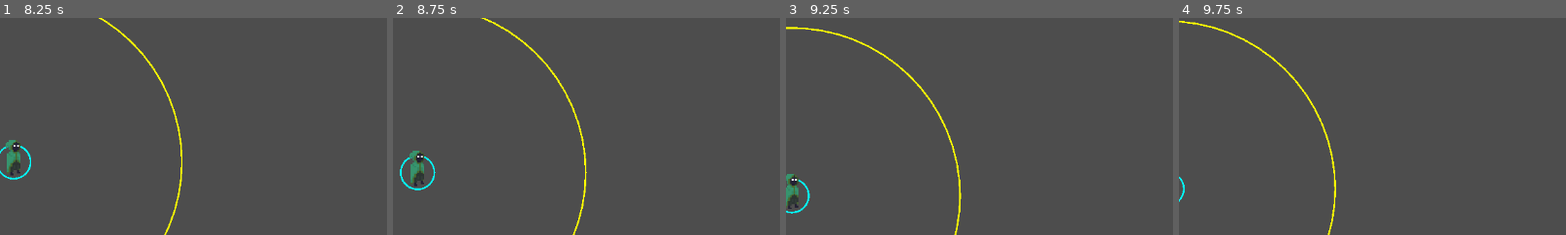
Above: before the commit, frames 1-4 (left to right).
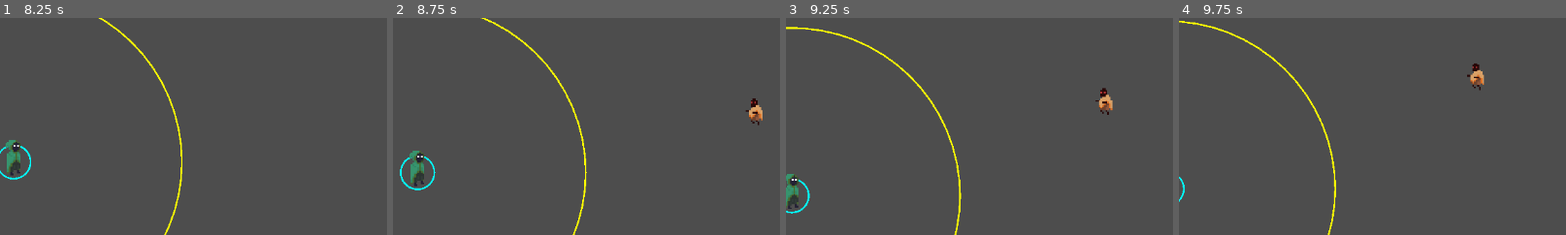
Above: after the commit, the same moments.

Repository: JohnAndante/nospheratus-must-die
Game: Godot game, scene res://scenes/MainMenu.tscn
Two runs of this game, one before a commit and one after it. Both use one fixed random seed, a clock stepped at 60 frames per second and the inputs below.
Inputs (mouse positions are % of the whole screen's width and height, from its top left):
- Up to frame 1 (8.25 s): click "Jogar" at 0.5 s; tap Enter (ui_accept) at 1.25, 1.52, 2.27, 3.77, 4.52, 5.27, 6.77, 7.52 s; move the mouse to (72, 45) at 1.27 s; hold D (move_right) 1.28-2.03 s; click (72, 45) at 1.42 s; move the mouse to (30, 55) at 2.02 s; hold S (move_down) 2.03-2.78 s; click (30, 55) at 2.17 s; move the mouse to (60, 28) at 2.77 s; hold D (move_right) 2.78-3.53 s; click (60, 28) at 2.92 s; move the mouse to (45, 70) at 3.52 s; hold W (move_up) 3.53-4.28 s; click (45, 70) at 3.67 s; move the mouse to (80, 65) at 4.27 s; hold A (move_left) 4.28-5.78 s; click (80, 65) at 4.42 s; move the mouse to (20, 35) at 5.02 s; click (20, 35) at 5.17 s; move the mouse to (55, 50) at 5.77 s; hold S (move_down) 5.78-6.53 s; click (55, 50) at 5.92 s; move the mouse to (35, 25) at 6.52 s; hold D (move_right) 6.53-7.28 s; click (35, 25) at 6.67 s; move the mouse to (72, 45) at 7.27 s; hold W (move_up) 7.28-8.03 s; click (72, 45) at 7.42 s; move the mouse to (30, 55) at 8.02 s; hold D (move_right) from 8.03 s (still down); click (30, 55) at 8.17 s
- Up to frame 2 (8.75 s): keep holding D (move_right); tap Enter (ui_accept) at 8.27 s
- Up to frame 3 (9.25 s): move the mouse to (60, 28) at 8.77 s; release D (move_right) at 8.78 s; hold S (move_down) from 8.78 s (still down); click (60, 28) at 8.92 s
- Up to frame 4 (9.75 s): move the mouse to (45, 70) at 9.52 s; release S (move_down) at 9.53 s; hold A (move_left) from 9.53 s (still down); click (45, 70) at 9.67 s
The pictures show only the part of the screen within x 50-100%, y 14-64%; the shares and areas given below are measured in that part.

Frame 1 is identical in both runs. In frame 2, 0.3% of the frame differs, in the area x 91-96%, y 37-50%; in frame 3, 0.3%; in frame 4, 0.3%, in the area x 74-79%, y 20-34%.
Error before the commit: Parse Error: Preload file "res://scenes/Enemy.tscn" does not exist. (res://scripts/Main.gd:18)

Commit message:
#3 - refactor: Improved enemies scripts
- Moved every enemy related code to 'scripts/enemies/' folder
- Added base class `Enemy`
- Changed player collision detection from Area2D functions to simple
collision detections

Diff:
--- a/scripts/FastEnemy.gd
+++ /dev/null
@@ -1,66 +0,0 @@
-extends CharacterBody2D
-
-signal died(enemy)
-
-@export var speed = 150.0
-@export var health = 25
-@export var damage = 8
-
-var target: CharacterBody2D
-var attack_timer = 0.0
-var attack_cooldown = 0.8
-var player_in_range = false
-var xp_orb_scene = preload("res://scenes/XPOrb.tscn")
-var damage_number_scene = preload("res://scenes/DamageNumber.tscn")
-
-func _physics_process(delta):
-	if target == null:
-		return
-
-	var direction = (target.global_position - global_position).normalized()
-	velocity = direction * speed
-	move_and_slide()
-
-	attack_timer += delta
-		# Atacar continuamente se o player estiver no alcance
-	if player_in_range and attack_timer >= attack_cooldown:
-		attack_timer = 0.0
-		if target.has_method("take_damage"):
-			target.take_damage(damage)
-			print("FastEnemy atacou player com ", damage, " de dano")
-
-func _on_area_2d_body_entered(body):
-	if body == target:
-		player_in_range = true
-
-func _on_area_2d_body_exited(body):
-	if body == target:
-		player_in_range = false
-
-func take_damage(damage_amount):
-	health -= damage_amount
-
-	# Mostrar número de dano
-	var damage_number = damage_number_scene.instantiate()
-	get_parent().add_child(damage_number)
-	damage_number.setup(damage_amount, global_position)
-
-	# Efeito visual de dano
-	modulate = Color.WHITE
-	var tween = create_tween()
-	tween.tween_property(self, "modulate", Color(1, 0.5, 0.5, 1), 0.1)
-
-	if health <= 0:
-		die()
-
-func die():
-	player_in_range = false
-	call_deferred("_spawn_xp_orb")
-	died.emit(self)
-	call_deferred("queue_free")
-
-func _spawn_xp_orb():
-	var xp_orb = xp_orb_scene.instantiate()
-	get_parent().add_child(xp_orb)
-	xp_orb.global_position = global_position
-	xp_orb.xp_value = 2
--- a/scripts/Main.gd
+++ b/scripts/Main.gd
@@ -15,9 +15,9 @@
 @onready var game_over_screen = $UI/GameOver
 @onready var pause_menu = $UI/PauseMenu
 
-var enemy_scene = preload("res://scenes/Enemy.tscn")
-var fast_enemy_scene = preload("res://scenes/FastEnemy.tscn")
-var tank_enemy_scene = preload("res://scenes/TankEnemy.tscn")
+var enemy_scene = preload("res://scenes/enemies/RegularEnemy.tscn")
+var fast_enemy_scene = preload("res://scenes/enemies/FastEnemy.tscn")
+var tank_enemy_scene = preload("res://scenes/enemies/TankEnemy.tscn")
 
 var enemies = []
 var spawn_timer = 0.0
@@ -218,8 +218,6 @@
 func _on_player_xp_changed(xp, xp_to_next):
 	xp_bar.value = (float(xp) / xp_to_next) * 100
 
-
-
 func update_debug_ui():
 	if debug_label:
 		if debug_mode:
--- a/scripts/TankEnemy.gd
+++ /dev/null
@@ -1,68 +0,0 @@
-extends CharacterBody2D
-
-signal died(enemy)
-
-@export var speed = 40.0
-@export var health = 120
-@export var damage = 25
-
-var target: CharacterBody2D
-var attack_timer = 0.0
-var attack_cooldown = 1.5
-var player_in_range = false
-var xp_orb_scene = preload("res://scenes/XPOrb.tscn")
-var damage_number_scene = preload("res://scenes/DamageNumber.tscn")
-
-func _physics_process(delta):
-	if target == null:
-		return
-
-	var direction = (target.global_position - global_position).normalized()
-	velocity = direction * speed
-	move_and_slide()
-
-	attack_timer += delta
-
-	# Atacar continuamente se o player estiver no alcance
-	if player_in_range and attack_timer >= attack_cooldown:
-		attack_timer = 0.0
-		if target.has_method("take_damage"):
-			target.take_damage(damage)
-			print("TankEnemy atacou player com ", damage, " de dano")
-
-func _on_area_2d_body_entered(body):
-	if body == target:
-		player_in_range = true
-
-func _on_area_2d_body_exited(body):
-	if body == target:
-		player_in_range = false
-
-func take_damage(damage_amount):
-	health -= damage_amount
-
-	# Mostrar número de dano
-	var damage_number = damage_number_scene.instantiate()
-	get_parent().add_child(damage_number)
-	damage_number.setup(damage_amount, global_position)
-
-	# Efeito visual de dano
-	modulate = Color.WHITE
-	var tween = create_tween()
-	tween.tween_property(self, "modulate", Color(0.4, 0.2, 0.8, 1), 0.1)
-
-	if health <= 0:
-		die()
-
-func die():
-	player_in_range = false
-	call_deferred("_spawn_xp_orbs")
-	died.emit(self)
-	call_deferred("queue_free")
-
-func _spawn_xp_orbs():
-	for i in 3:
-		var xp_orb = xp_orb_scene.instantiate()
-		get_parent().add_child(xp_orb)
-		xp_orb.global_position = global_position + Vector2(randf_range(-20, 20), randf_range(-20, 20))
-		xp_orb.xp_value = 4
--- a/scripts/Enemy.gd
+++ b/scripts/enemies/Enemy.gd
@@ -2,32 +2,40 @@
 
 signal died(enemy)
 
-@export var speed = 80.0
-@export var health = 60
-@export var damage = 10
+@export var speed: float = 50.0
+@export var health: float = 60
+@export var damage: float = 10
+@export var attack_cooldown: float = 1.0
+@export var xp_value: int = 1
 
 var target: CharacterBody2D
-var attack_timer = 0.0
-var attack_cooldown = 1.0
-var player_in_range = false
+var attack_timer: float = 0.0
+var player_in_range: bool = false
 var xp_orb_scene = preload("res://scenes/XPOrb.tscn")
 var damage_number_scene = preload("res://scenes/DamageNumber.tscn")
 
+# Sprite do inimigo
+@onready var sprite = $Sprite2D
+
 func _physics_process(delta):
-	if target == null:
+	if target == null or not is_instance_valid(target) or target.health <= 0:
 		return
 
 	var direction = (target.global_position - global_position).normalized()
-	velocity = direction * speed
-	move_and_slide()
+	var motion = direction * speed * delta
+
+	if direction.x != 0:
+		sprite.flip_h = direction.x > 0
+
+	var collision = move_and_collide(motion)
 
 	attack_timer += delta
-		# Atacar continuamente se o player estiver no alcance
-	if player_in_range and attack_timer >= attack_cooldown:
-		attack_timer = 0.0
-		if target.has_method("take_damage"):
-			target.take_damage(damage)
-			print("Enemy atacou player com ", damage, " de dano")
+
+	if collision and collision.get_collider().is_in_group("player"):
+		if attack_timer >= attack_cooldown:
+			attack_timer = 0.0
+			if collision.get_collider().has_method("take_damage"):
+				collision.get_collider().take_damage(damage)
 
 func _on_area_2d_body_entered(body):
 	if body == target:
@@ -48,13 +56,17 @@
 	# Efeito visual de dano
 	modulate = Color.WHITE
 	var tween = create_tween()
-	tween.tween_property(self, "modulate", Color(0.8, 0.2, 0.2, 1), 0.1)
+	tween.tween_property(self, "modulate", get_damage_color(), 0.1)
 
 	if health <= 0:
 		die()
 
+func get_damage_color():
+	return Color(1, 1, 1, 1) # Sobrescreva nos filhos se quiser cor diferente
+
 func die():
 	player_in_range = false
+	target = null
 	call_deferred("_spawn_xp_orb")
 	died.emit(self)
 	call_deferred("queue_free")
@@ -63,3 +75,4 @@
 	var xp_orb = xp_orb_scene.instantiate()
 	get_parent().add_child(xp_orb)
 	xp_orb.global_position = global_position
+	xp_orb.xp_value = xp_value
--- /dev/null
+++ b/scripts/enemies/FastEnemy.gd
@@ -0,0 +1,11 @@
+extends "res://scripts/enemies/Enemy.gd"
+
+func _ready() -> void:
+	speed *= 2
+	health *= 0.5
+	damage *= 0.5
+	attack_cooldown *= 1.5
+	xp_value *= 1
+
+func get_damage_color():
+	return Color(1, 0.5, 0.5, 1)
--- /dev/null
+++ b/scripts/enemies/RegularEnemy.gd
@@ -0,0 +1,11 @@
+extends "res://scripts/enemies/Enemy.gd"
+
+func _ready() -> void:
+	speed *= 1.0
+	health *= 1.0
+	damage *= 1.0
+	attack_cooldown *= 1.0
+	xp_value *= 1
+
+func get_damage_color():
+	return Color(1, 0.5, 0.5, 1)
--- /dev/null
+++ b/scripts/enemies/TankEnemy.gd
@@ -0,0 +1,18 @@
+extends "res://scripts/enemies/Enemy.gd"
+
+func _ready() -> void:
+	speed *= 0.6
+	health *= 2.0
+	damage *= 2.0
+	attack_cooldown *= 1.5
+	xp_value *= 1
+
+func get_damage_color():
+	return Color(1, 0.5, 0.5, 1)
+
+func _spawn_xp_orb():
+	for i in 3:
+		var xp_orb = xp_orb_scene.instantiate()
+		get_parent().add_child(xp_orb)
+		xp_orb.global_position = global_position + Vector2(randf_range(-20, 20), randf_range(-20, 20))
+		xp_orb.xp_value = xp_value
